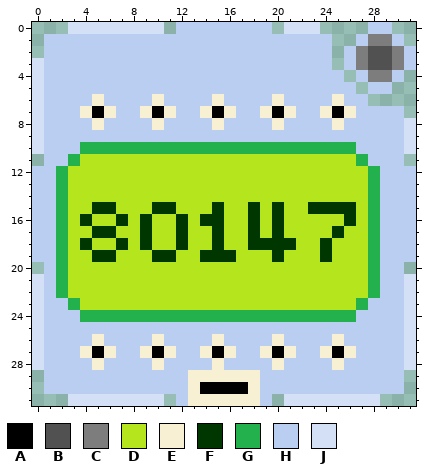
File history of a pixel-art sprite, Icons/Triple Term.png. The picture above is the old version.
The file is 32x32 pixels.
Palette (. is transparent): A #000000  B #515151  C #7d7d7d  D #b5e61d  E #f7f0d2  F #003700  G #22b14c  H #b9cef0  J #d3e0f5
New version:
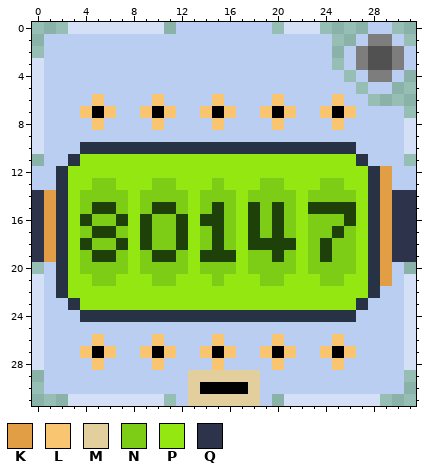
Colours new in this view: K #e19e44  L #fac571  M #e2cf9d  N #7dcc15  P #94e710  Q #2d334a
The exact change:
colour F: #003700 -> #1e410a
colour G: #22b14c -> #273345
y 6: x 5 E -> L; x 10 E -> L; x 15 E -> L; x 20 E -> L; x 25 E -> L
y 7: x 4 E -> L; x 6 E -> L; x 9 E -> L; x 11 E -> L; x 14 E -> L; x 16 E -> L; x 19 E -> L; x 21 E -> L; x 24 E -> L; x 26 E -> L
y 8: x 5 E -> L; x 10 E -> L; x 15 E -> L; x 20 E -> L; x 25 E -> L
y 11: x 4..26 DDDDDDDDDDDDDDDDDDDDDDD -> PPPPPPPPPPPPPPPPPPPPPPP
y 12: x 3..27 DDDDDDDDDDDDDDDDDDDDDDDDD -> PPPPPPPPPPPPPPPPPPPPPPPPP; x 29 H -> K
y 13: x 3..27 DDDDDDDDDDDDDDDDDDDDDDDDD -> PPNNPPPNNPPPNPPPNNPPPNNPP; x 29 H -> K
y 14: x 0..1 HH -> QK; x 3..27 DDDDDDDDDDDDDDDDDDDDDDDDD -> PNNNNPNNNNPNNNPNNNNPNNNNP; x 29..31 HHH -> KQQ
y 15: x 0..1 HH -> QK; x 3..4 DD -> PN; x 7..9 DDD -> NPN; x 12..14 DDD -> NPN; x 16..17 DD -> NP; x 19 D -> N; x 21..22 DD -> NP; x 27 D -> P; x 29..31 HHH -> KQQ
y 16: x 0..1 HH -> QK; x 3 D -> P; x 5..6 DD -> NN; x 8 D -> P; x 10..11 DD -> NN; x 13 D -> P; x 16..17 DD -> NP; x 19 D -> N; x 21..25 DDDDD -> NPNNN; x 27 D -> P; x 29..31 HHH -> KQQ
y 17: x 0..1 HH -> QK; x 3..4 DD -> PN; x 7..8 DD -> NP; x 10..11 DD -> NN; x 13..14 DD -> PN; x 16..17 DD -> NP; x 19 D -> N; x 21..24 DDDD -> NPNN; x 26..27 DD -> NP; x 29..31 HHH -> KQQ
y 18: x 0..1 HH -> QK; x 3 D -> P; x 5..6 DD -> NN; x 8 D -> P; x 10..11 DD -> NN; x 13..14 DD -> PN; x 16..17 DD -> NP; x 22..23 DD -> PN; x 25..27 DDD -> NNP; x 29..31 HHH -> KQQ
y 19: x 0..1 HH -> QK; x 3..4 DD -> PN; x 7..9 DDD -> NPN; x 12..13 DD -> NP; x 17..19 DDD -> PNN; x 21..23 DDD -> NPN; x 25..27 DDD -> NNP; x 29..31 HHH -> KQQ
y 20: x 3..27 DDDDDDDDDDDDDDDDDDDDDDDDD -> PNNNNPNNNNPNNNPNNNNPNNNNP; x 29 H -> K
y 21: x 3..27 DDDDDDDDDDDDDDDDDDDDDDDDD -> PPNNPPPNNPPPNPPPNNPPPNNPP; x 29 H -> K
y 22: x 3..27 DDDDDDDDDDDDDDDDDDDDDDDDD -> PPPPPPPPPPPPPPPPPPPPPPPPP
y 23: x 4..26 DDDDDDDDDDDDDDDDDDDDDDD -> PPPPPPPPPPPPPPPPPPPPPPP
y 26: x 5 E -> L; x 10 E -> L; x 15 E -> L; x 20 E -> L; x 25 E -> L
y 27: x 4 E -> L; x 6 E -> L; x 9 E -> L; x 11 E -> L; x 14 E -> L; x 16 E -> L; x 19 E -> L; x 21 E -> L; x 24 E -> L; x 26 E -> L
y 28: x 5 E -> L; x 10 E -> L; x 15 E -> L; x 20 E -> L; x 25 E -> L
y 29: x 13..18 EEEEEE -> MMMMMM
y 30: x 13 E -> M; x 18 E -> M
y 31: x 13..18 EEEEEE -> MMMMMM
Where, in picture pixels (left, top, right, bottom), the same in both pictures:
changed: (32, 94, 416, 406)
